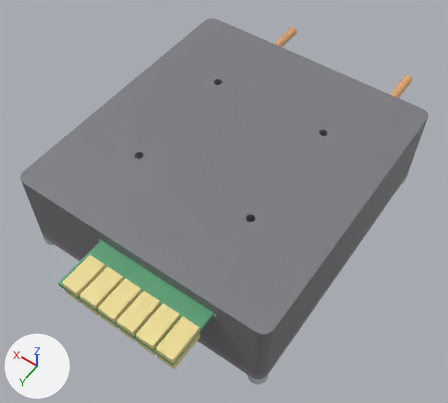
Two versions of the glTF model models/v8.glb, one commit apart.
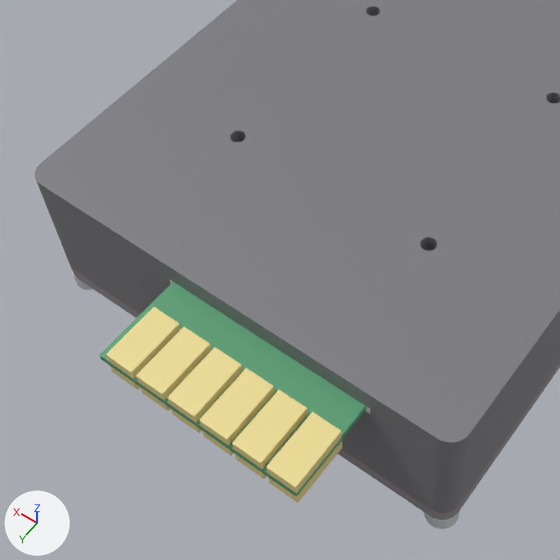
Old and new are each drawn whole from a 50 mm camera at (-87.8, 128.3, 181.4) aimed at (-0.2, 5.7, -11.2) and again close up on the part from 0% to 73% of the width and 19% to 100% of the height. Every picture has the same lights, and +X, +Y and +Z are marked at lower left. The first two pictures are the older version. Vertices at exactly the same position are counted once.

The older version as bpy lines, for what is in view:
```python
ob_p000 = bpy.data.objects.new('p000', me_p000)
ob_p000.location = (0.0, 0.0, 0.0)
ob_p001 = bpy.data.objects.new('p001', me_p001)
ob_p001.location = (0.0, 0.0, 0.0)
ob_p002 = bpy.data.objects.new('p002', me_p002)
ob_p002.location = (0.0, 0.0, 0.0)
ob_p003 = bpy.data.objects.new('p003', me_p003)
ob_p003.location = (0.0, 0.0, 0.0)
ob_p005 = bpy.data.objects.new('p005', me_p005)
ob_p005.location = (0.0, 0.0, 0.0)
ob_p006 = bpy.data.objects.new('p006', me_p006)
ob_p006.location = (0.0, 0.0, 0.0)
ob_p007 = bpy.data.objects.new('p007', me_p007)
ob_p007.location = (0.0, 0.0, 0.0)
# also in view: 'p075' at (0.0, 0.0, -9.6); 'p004' at (-15.0, 70.7, 10.8)
```
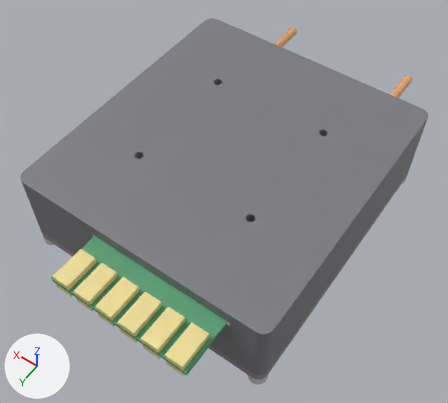
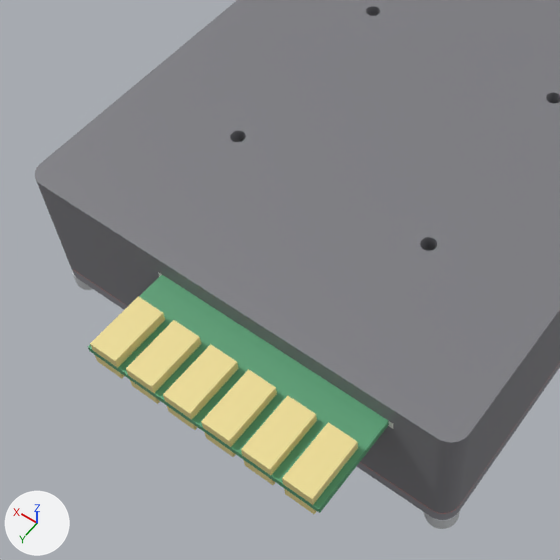
Where the change shows, as pixel boxes (x1, y1, x2, y2) in the close-ups (560 x 560 px):
'p001', reshaped: before (99, 282, 366, 497); after (88, 275, 389, 513)
'p002', moved: before (266, 412, 343, 503); after (282, 422, 358, 514)
'p007', moved: before (106, 307, 181, 390); after (90, 296, 165, 378)
'p003', moved: before (232, 390, 308, 479); after (241, 396, 317, 485)
'p006', moved: before (136, 327, 211, 411); after (126, 320, 201, 404)
'p005', moved: before (167, 347, 243, 433); after (163, 344, 239, 430)

Diff of the bpy script that builds the scene:
```diff
--- a/models/v8.glb.py
+++ b/models/v8.glb.py
@@ me_p001 @@
 me_p001.from_pydata(...)  # 1594 vertices, 3244 faces; spans x -43.0..43.0, y -48.0..77.0, z 10.0..11.6
 # used by ob_p001; location = (0.0, 0.0, 0.0)
+# me_p001 part 1: 8 vertices removed from x -33.0..13.0, y 48.0..77.0, z 10.0..11.6; 8 vertices added at x -38.0..16.0, y 48.0..77.0, z 10.0..11.6
 me_p001.materials.append(mat_defaultmaterial_001)
@@ me_p002 @@
 # used by ob_p002; location = (0.0, 0.0, 0.0)
-me_p002.from_pydata(...)  # 16 vertices, 24 faces; spans x -33.17..-26.83, y 64.3..77.0, z 7.6..14.0
+me_p002.from_pydata(...)  # 16 vertices, 24 faces; spans x -36.67..-30.33, y 64.3..77.0, z 7.6..14.0
+# me_p002 part 2: the whole mesh is moved by (-3.5, 0.0, 0.0)
 me_p002.materials.append(mat_defaultmaterial_002)
@@ me_p003 @@
 # used by ob_p003; location = (0.0, 0.0, 0.0)
-me_p003.from_pydata(...)  # 16 vertices, 24 faces; spans x -25.67..-19.33, y 64.3..77.0, z 7.6..14.0
+me_p003.from_pydata(...)  # 16 vertices, 24 faces; spans x -27.67..-21.33, y 64.3..77.0, z 7.6..14.0
+# me_p003 part 3: the whole mesh is moved by (-2.0, 0.0, 0.0)
 me_p003.materials.append(mat_defaultmaterial_003)
@@ me_p005 @@
 # used by ob_p005; location = (0.0, 0.0, 0.0)
-me_p005.from_pydata(...)  # 16 vertices, 24 faces; spans x -10.68..-4.32, y 64.3..77.0, z 7.6..14.0
+me_p005.from_pydata(...)  # 16 vertices, 24 faces; spans x -9.68..-3.33, y 64.3..77.0, z 7.6..14.0
+# me_p005 part 4: the whole mesh is moved by (1.0, 0.0, 0.0)
 me_p005.materials.append(mat_defaultmaterial_005)
@@ me_p006 @@
 # used by ob_p006; location = (0.0, 0.0, 0.0)
-me_p006.from_pydata(...)  # 16 vertices, 24 faces; spans x -3.17..3.17, y 64.3..77.0, z 7.6..14.0
+me_p006.from_pydata(...)  # 16 vertices, 24 faces; spans x -0.68..5.68, y 64.3..77.0, z 7.6..14.0
+# me_p006 part 5: the whole mesh is moved by (2.5, 0.0, 0.0)
 me_p006.materials.append(mat_defaultmaterial_006)
@@ me_p007 @@
 # used by ob_p007; location = (0.0, 0.0, 0.0)
-me_p007.from_pydata(...)  # 16 vertices, 24 faces; spans x 4.32..10.68, y 64.3..77.0, z 7.6..14.0
+me_p007.from_pydata(...)  # 16 vertices, 24 faces; spans x 8.32..14.68, y 64.3..77.0, z 7.6..14.0
+# me_p007 part 6: the whole mesh is moved by (4.0, 0.0, 0.0)
 me_p007.materials.append(mat_defaultmaterial_007)
```
